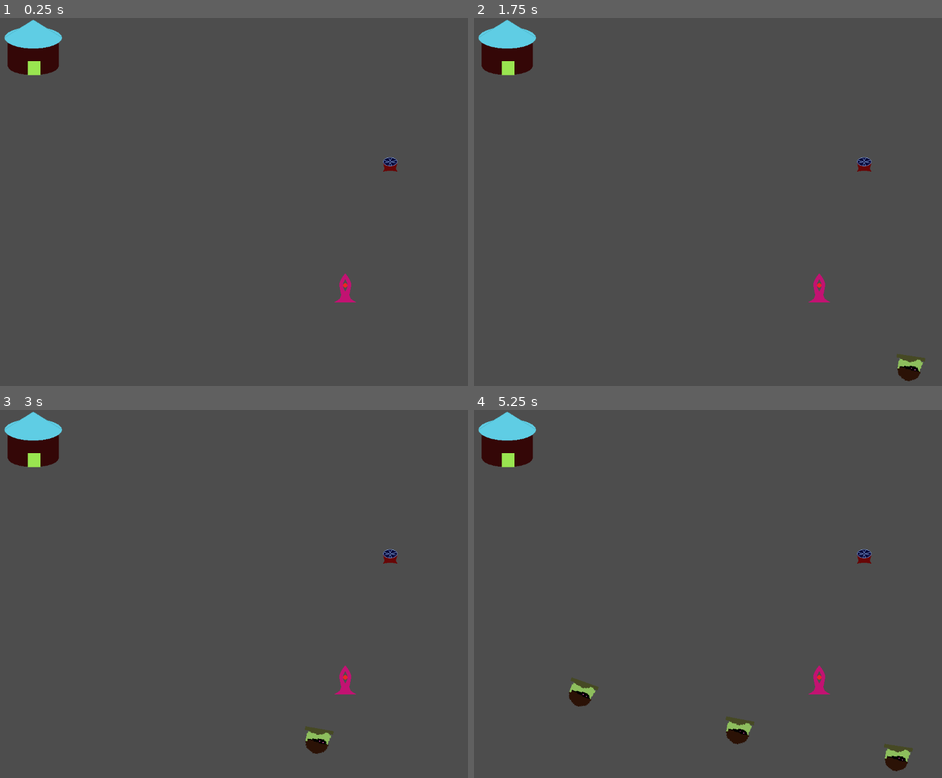
Above: before the commit, frames 1-4 (two rows, left to right).
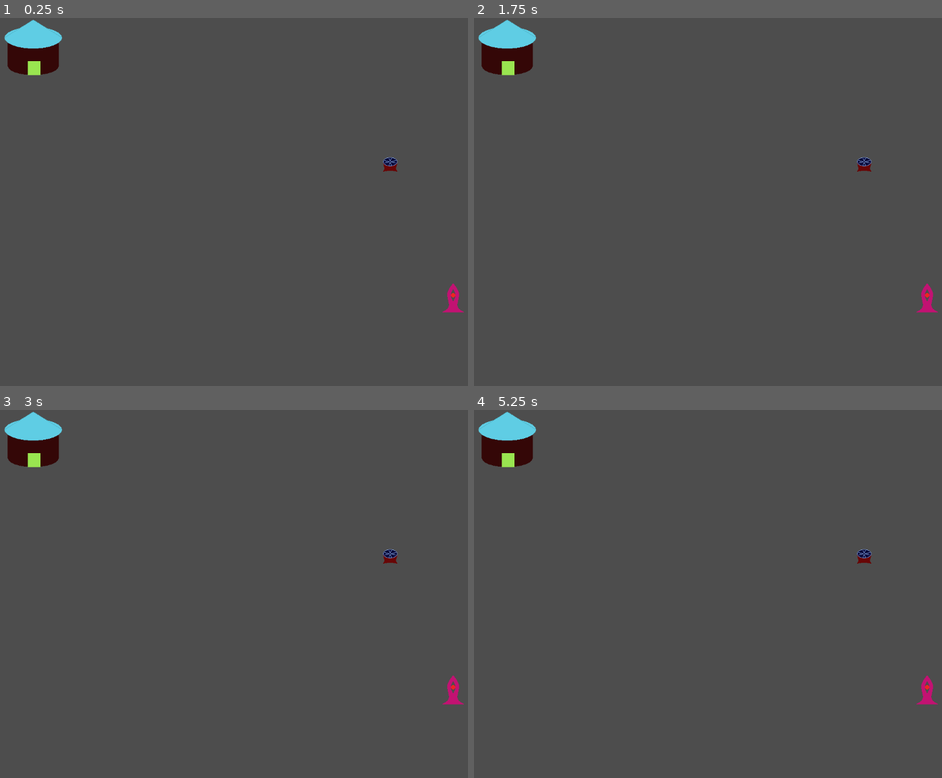
Above: after the commit, the same moments.

Repository: Wake1st/anti-tower
Game: Godot game, scene res://tests/test_basic.tscn
Two runs of this game, one before a commit and one after it. Both use one fixed random seed, a clock stepped at 60 frames per second and the inputs below. The project has no main scene, so this scene is started directly.
Inputs:
- Up to frame 1 (0.25 s): no input
- Up to frame 2 (1.75 s): tap Enter at 0.5 s; tap Space at 1.25 s
- Up to frame 3 (3 s): no input
- Up to frame 4 (5.25 s): tap Escape (pause_game) at 4.15 s

The runs differ from the first frame. In frame 1, 0.3% of the frame differs, in the area x 71-100%, y 69-81%; in frame 2, 0.6%; in frame 3, 0.6%; in frame 4, 1.3%, in the area x 20-100%, y 69-99%.

Commit message:
assemble game zone

Diff:
--- /dev/null
+++ b/scenes/game.gd
@@ -0,0 +1,69 @@
+class_name Game
+extends Node
+
+
+@onready var pause_menu_ui: PauseMenuUI = %PauseMenuUI
+@onready var settings_menu_ui: SettingsMenuUI = %SettingsMenuUI
+@onready var build_panel: BuildPanel = %BuildPanel
+@onready var level: Level = $Level0
+
+
+func _ready() -> void:
+	pause_menu_ui.resume_selected.connect(_handle_resume_selected)
+	pause_menu_ui.settings_selected.connect(_handle_settings_selected)
+	pause_menu_ui.menu_selected.connect(_handle_menu_selected)
+	settings_menu_ui.return_selected.connect(_handle_return_selected)
+
+	build_panel.pause_selected.connect(_handle_pause_selected)
+	build_panel.start_selected.connect(_handle_start_selected)
+	build_panel.upgrade_selected.connect(_handle_upgrade_selected)
+
+	level.tower_damaged.connect(_handle_tower_damaged)
+	level.tower_destroyed.connect(_handle_tower_destroyed)
+
+
+func _input(event) -> void:
+	if event.is_action("pause_game"):
+		get_tree().paused = true
+		pause_menu_ui.focus()
+
+
+func _handle_resume_selected() -> void:
+	get_tree().paused = false
+
+
+func _handle_settings_selected() -> void:
+	pause_menu_ui.visible = false
+	settings_menu_ui.focus()
+
+
+func _handle_menu_selected() -> void:
+	# exit level
+	pass
+
+
+func _handle_return_selected() -> void:
+	pause_menu_ui.focus()
+
+
+func _handle_pause_selected() -> void:
+	get_tree().paused = true
+	pause_menu_ui.focus()
+
+
+func _handle_start_selected() -> void:
+	level.start()
+
+
+func _handle_upgrade_selected(spawner: Types.Spawn, upgrade: Types.Upgrade) -> void:
+	print("spawn: %s\t%s" %[spawner, upgrade])
+
+
+func _handle_tower_damaged(amount: float) -> void:
+	print("ammount: ", amount)
+
+
+func _handle_tower_destroyed() -> void:
+	get_tree().paused = true
+
+	# some kind of score screen
--- /dev/null
+++ b/scenes/game.tscn
@@ -0,0 +1,29 @@
+[gd_scene format=3 uid="uid://bkrjxoqlakabm"]
+
+[ext_resource type="Script" uid="uid://g5t35odn7ho1" path="res://scenes/game.gd" id="1_iywne"]
+[ext_resource type="PackedScene" uid="uid://b18wu7ohwgr0w" path="res://scenes/levels/level_0.tscn" id="2_iywne"]
+[ext_resource type="PackedScene" uid="uid://4daxmvub6vv7" path="res://ui/gameplay/build_panel.tscn" id="3_u5sy4"]
+[ext_resource type="PackedScene" uid="uid://d3vyqpubrioi3" path="res://ui/menus/pause_menu_ui.tscn" id="4_gee14"]
+[ext_resource type="PackedScene" uid="uid://dn24f3wk3futr" path="res://ui/menus/settings_menu_ui.tscn" id="5_0tnpc"]
+
+[node name="Game" type="Node" unique_id=1519597089]
+script = ExtResource("1_iywne")
+
+[node name="Level0" parent="." unique_id=265629427 instance=ExtResource("2_iywne")]
+
+[node name="GameplayCanvas" type="CanvasLayer" parent="." unique_id=1995045689]
+
+[node name="BuildPanel" parent="GameplayCanvas" unique_id=612374130 instance=ExtResource("3_u5sy4")]
+unique_name_in_owner = true
+
+[node name="MenuCanvas" type="CanvasLayer" parent="." unique_id=330982563]
+
+[node name="PauseMenuUI" parent="MenuCanvas" unique_id=789262559 instance=ExtResource("4_gee14")]
+unique_name_in_owner = true
+visible = false
+mouse_filter = 1
+
+[node name="SettingsMenuUI" parent="MenuCanvas" unique_id=1973352614 instance=ExtResource("5_0tnpc")]
+unique_name_in_owner = true
+visible = false
+mouse_filter = 1
--- a/scenes/level_0.gd
+++ /dev/null
@@ -1,38 +0,0 @@
-class_name Level
-extends Node
-
-
-@onready var pause_menu_ui: PauseMenuUI = %PauseMenuUI
-@onready var settings_menu_ui: SettingsMenuUI = %SettingsMenuUI
-
-
-func _ready() -> void:
-	pause_menu_ui.resume_selected.connect(_handle_resume_selected)
-	pause_menu_ui.settings_selected.connect(_handle_settings_selected)
-	pause_menu_ui.menu_selected.connect(_handle_menu_selected)
-
-	settings_menu_ui.return_selected.connect(_handle_return_selected)
-
-
-func _input(event) -> void:
-	if event.is_action("pause_game"):
-		get_tree().paused = true
-		pause_menu_ui.focus()
-
-
-func _handle_resume_selected() -> void:
-	get_tree().paused = false
-
-
-func _handle_settings_selected() -> void:
-	pause_menu_ui.visible = false
-	settings_menu_ui.focus()
-
-
-func _handle_menu_selected() -> void:
-	# exit level
-	pass
-
-
-func _handle_return_selected() -> void:
-	pause_menu_ui.focus()
--- a/scenes/level_0.tscn
+++ /dev/null
@@ -1,28 +0,0 @@
-[gd_scene format=3 uid="uid://bkrjxoqlakabm"]
-
-[ext_resource type="Script" uid="uid://g5t35odn7ho1" path="res://scenes/level_0.gd" id="1_rerym"]
-[ext_resource type="PackedScene" uid="uid://djcsqfiv15a8y" path="res://tests/test_basic.tscn" id="2_5nv5w"]
-[ext_resource type="PackedScene" uid="uid://d3vyqpubrioi3" path="res://ui/menus/pause_menu_ui.tscn" id="2_uijja"]
-[ext_resource type="PackedScene" uid="uid://dn24f3wk3futr" path="res://ui/menus/settings_menu_ui.tscn" id="3_5nv5w"]
-[ext_resource type="PackedScene" uid="uid://4daxmvub6vv7" path="res://ui/gameplay/build_panel.tscn" id="3_xp8tn"]
-
-[node name="Level0" type="Node" unique_id=1519597089]
-script = ExtResource("1_rerym")
-
-[node name="TestBasic" parent="." unique_id=1874556914 instance=ExtResource("2_5nv5w")]
-
-[node name="GameplayCanvas" type="CanvasLayer" parent="." unique_id=1995045689]
-
-[node name="BuildPanel" parent="GameplayCanvas" unique_id=612374130 instance=ExtResource("3_xp8tn")]
-
-[node name="MenuCanvas" type="CanvasLayer" parent="." unique_id=330982563]
-
-[node name="PauseMenuUI" parent="MenuCanvas" unique_id=789262559 instance=ExtResource("2_uijja")]
-unique_name_in_owner = true
-visible = false
-mouse_filter = 1
-
-[node name="SettingsMenuUI" parent="MenuCanvas" unique_id=1973352614 instance=ExtResource("3_5nv5w")]
-unique_name_in_owner = true
-visible = false
-mouse_filter = 1
--- /dev/null
+++ b/scenes/levels/level_0.gd
@@ -0,0 +1,34 @@
+class_name Level
+extends Node2D
+
+
+signal tower_damaged(amount: float)
+signal tower_destroyed()
+
+@onready var tower: Tower = $Tower
+@onready var spawner: Spawner = $Spawner
+@onready var highway: Highway = $Highway
+
+
+func start() -> void:
+	spawner.start()
+
+
+func _ready() -> void:
+	spawner.spawn.connect(_handle_spawn)
+	highway.attack.connect(_handle_attack)
+	tower.destroyed.connect(_handle_destroyed)
+
+
+func _handle_spawn(unit: Unit) -> void:
+	highway.spawn(unit)
+	print("spawning: ", unit.name)
+
+
+func _handle_attack(damage: float) -> void:
+	tower.hit(damage)
+	tower_damaged.emit(damage)
+
+
+func _handle_destroyed() -> void:
+	tower_destroyed.emit()
--- /dev/null
+++ b/scenes/levels/level_0.tscn
@@ -0,0 +1,35 @@
+[gd_scene format=3 uid="uid://b18wu7ohwgr0w"]
+
+[ext_resource type="PackedScene" uid="uid://cagxv72k4jdgj" path="res://systems/highway.tscn" id="1_wjk5u"]
+[ext_resource type="Script" uid="uid://c7ixmton47j00" path="res://scenes/levels/level_0.gd" id="1_xy1qu"]
+[ext_resource type="PackedScene" uid="uid://catj20am8qj6w" path="res://systems/tower.tscn" id="2_xy1qu"]
+[ext_resource type="PackedScene" uid="uid://dejixxsy8uecn" path="res://systems/turret.tscn" id="3_jjvta"]
+[ext_resource type="PackedScene" uid="uid://c4xsgw5uaw6lq" path="res://systems/spawner.tscn" id="4_3mnpy"]
+
+[sub_resource type="Curve2D" id="Curve2D_6ayib"]
+_data = {
+"points": PackedVector2Array(0, 0, 0, 0, -807, -124, -135.479, 157.10933, 135.479, -157.10933, 6, -301, 230.66716, -39.46174, -230.66716, 39.46174, -454, -523, 0, 0, 0, 0, -888, -645)
+}
+point_count = 4
+
+[node name="Level0" type="Node2D" unique_id=265629427]
+script = ExtResource("1_xy1qu")
+
+[node name="Camera2D" type="Camera2D" parent="." unique_id=1760229209]
+anchor_mode = 0
+
+[node name="Highway" parent="." unique_id=1166710709 instance=ExtResource("1_wjk5u")]
+position = Vector2(967, 763)
+curve = SubResource("Curve2D_6ayib")
+
+[node name="Tower" parent="." unique_id=699395279 instance=ExtResource("2_xy1qu")]
+position = Vector2(77, 103)
+health = 5.0
+
+[node name="Turret" parent="Tower" unique_id=815908323 instance=ExtResource("3_jjvta")]
+position = Vector2(760, 301)
+rate_of_fire = 0.34
+
+[node name="Spawner" parent="." unique_id=1976013547 instance=ExtResource("4_3mnpy")]
+position = Vector2(95, 609)
+units_per_second = 0.6
--- a/systems/spawner.gd
+++ b/systems/spawner.gd
@@ -9,12 +9,20 @@
 @export_range(0,1,0.01) var units_per_second: float = 0.2
 var cooldown: float
 
+var standby: bool = true
+
+
+func start() -> void:
+	standby = false
+
 
 func _ready() -> void:
 	cooldown = 1/units_per_second
 
 
 func _process(delta: float) -> void:
+	if standby: return
+
 	cooldown -= delta
 
 	if cooldown <= 0:
--- a/tests/test_basic.tscn
+++ b/tests/test_basic.tscn
@@ -5,6 +5,12 @@
 [ext_resource type="PackedScene" uid="uid://c4xsgw5uaw6lq" path="res://systems/spawner.tscn" id="2_oscg7"]
 [ext_resource type="PackedScene" uid="uid://cagxv72k4jdgj" path="res://systems/highway.tscn" id="3_sl752"]
 [ext_resource type="PackedScene" uid="uid://dejixxsy8uecn" path="res://systems/turret.tscn" id="4_kp47n"]
+
+[sub_resource type="Curve2D" id="Curve2D_kp47n"]
+_data = {
+"points": PackedVector2Array(0, 0, 0, 0, 15, -77, 114.15007, 71.75229, -114.15007, -71.75229, -771, -163, -67.29538, 47.78769, 67.29538, -47.78769, -776, -376, -119.83472, -20.661158, 119.83472, 20.661158, -357, -392, -119.008255, 28.92562, 119.008255, -28.92562, -43, -319, 159.72, 15.7300005, -159.72, -15.7300005, -50, -556, 208.12001, -2.42, -208.12001, 2.42, -454, -523, 0, 0, 0, 0, -888, -645)
+}
+point_count = 8
 
 [node name="TestBasic" type="Node2D" unique_id=1874556914]
 script = ExtResource("1_sl752")
@@ -14,6 +20,7 @@
 
 [node name="Highway" parent="." unique_id=1166710709 instance=ExtResource("3_sl752")]
 position = Vector2(967, 763)
+curve = SubResource("Curve2D_kp47n")
 
 [node name="Tower" parent="." unique_id=699395279 instance=ExtResource("1_kn67i")]
 position = Vector2(77, 103)
@@ -24,5 +31,5 @@
 rate_of_fire = 0.34
 
 [node name="Spawner" parent="." unique_id=1976013547 instance=ExtResource("2_oscg7")]
-position = Vector2(771, 635)
+position = Vector2(1011, 657)
 units_per_second = 0.6
--- a/ui/gameplay/build_panel.tscn
+++ b/ui/gameplay/build_panel.tscn
@@ -34,30 +34,30 @@
 anchor_right = 1.0
 anchor_bottom = 1.0
 offset_left = 88.0
-offset_top = 8.0
+offset_top = 16.0
 offset_right = -197.0
-offset_bottom = -10.0
+offset_bottom = -11.0
 grow_horizontal = 2
 grow_vertical = 2
 theme_override_constants/separation = 24
 
 [node name="BtnBasic" type="TextureButton" parent="ColorRect/SpawnOptions" unique_id=193809169]
 texture_filter = 1
-custom_minimum_size = Vector2(170, 0)
+custom_minimum_size = Vector2(164, 0)
 layout_mode = 2
 texture_normal = ExtResource("2_cp1rw")
 stretch_mode = 0
 
 [node name="BtnHeavy" type="TextureButton" parent="ColorRect/SpawnOptions" unique_id=1781649509]
 texture_filter = 1
-custom_minimum_size = Vector2(170, 0)
+custom_minimum_size = Vector2(164, 0)
 layout_mode = 2
 texture_normal = ExtResource("4_1dd7v")
 stretch_mode = 0
 
 [node name="BtnMagic" type="TextureButton" parent="ColorRect/SpawnOptions" unique_id=2096106430]
 texture_filter = 1
-custom_minimum_size = Vector2(170, 0)
+custom_minimum_size = Vector2(164, 0)
 layout_mode = 2
 texture_normal = ExtResource("3_eq54d")
 stretch_mode = 0
@@ -96,7 +96,7 @@
 anchors_preset = 9
 anchor_bottom = 1.0
 offset_left = 14.0
-offset_top = 8.0
+offset_top = 15.9999695
 offset_right = 73.0
 offset_bottom = -9.630768
 grow_vertical = 2
@@ -113,7 +113,7 @@
 anchor_right = 1.0
 anchor_bottom = 1.0
 offset_left = -186.83246
-offset_top = 8.0
+offset_top = 16.0
 offset_right = -10.209473
 offset_bottom = -10.0
 grow_horizontal = 0
Renamed: scenes/level_0.gd.uid -> scenes/game.gd.uid
Not shown, added: scenes/levels/level_0.gd.uid
